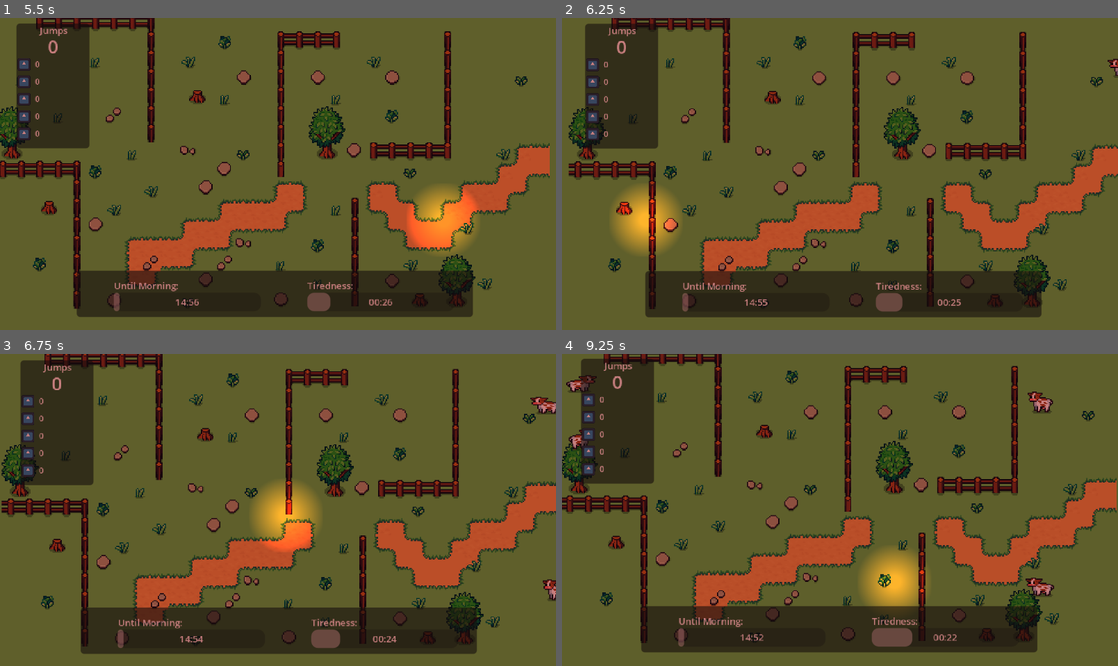
Above: before the commit, frames 1-4 (two rows, left to right).
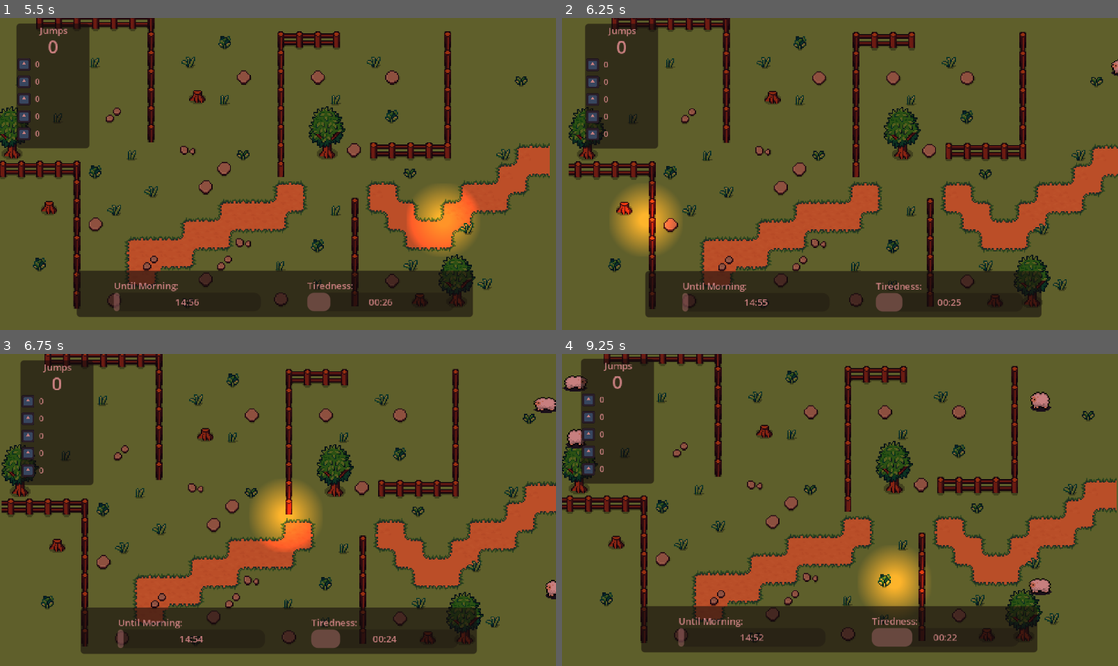
Above: after the commit, the same moments.

Repository: kandlash/Count-The-Sheep
Game: Godot game, scene res://scenes/main_menu.tscn
Two runs of this game, one before a commit and one after it. Both use one fixed random seed, a clock stepped at 60 frames per second and the inputs below. The engine's default icon, where the game draws it, is replaced by a stand-in: a white triangle on a blue panel in a dark square. Sound files missing from this copy of the repository are replaced by a short silence.
Inputs (mouse positions are in pixels of both pictures, inside the frame that each line leads up to):
- Up to frame 1 (5.5 s): click "Play" at 0.5 s; click "Play" at 1.25 s; tap Enter (ui_accept) at 2, 2.27, 5.27 s; move the mouse to (400, 158) at 2.02 s; click (400, 158) at 2.17 s; drag from (166, 189) to (450, 99) at 2.77 s; move the mouse to (333, 105) at 3.52 s; click (333, 105) at 3.67 s; drag from (250, 236) to (283, 114) at 4.27 s; move the mouse to (444, 220) at 5.02 s; click (444, 220) at 5.17 s
- Up to frame 2 (6.25 s): drag from (673, 127) to (639, 233) at 5.77 s
- Up to frame 3 (6.75 s): move the mouse to (305, 510) at 6.52 s; click (305, 510) at 6.67 s
- Up to frame 4 (9.25 s): drag from (756, 432) to (1095, 403) at 7.27 s; move the mouse to (962, 494) at 8.02 s; click (962, 494) at 8.17 s; tap Enter (ui_accept) at 8.27 s; drag from (728, 525) to (917, 591) at 8.77 s

Frame 1 is identical in both runs. In frame 2, less than 0.1% of the frame differs, in the area x 98-100%, y 13-20%; in frame 3, 0.3%; in frame 4, 0.8%, in the area x 0-89%, y 6-78%.

Commit message:
sheep sprite

Diff:
--- a/scenes/money_count.tscn
+++ b/scenes/money_count.tscn
@@ -77,18 +77,16 @@
 [sub_resource type="LabelSettings" id="LabelSettings_0j7l4"]
 font_size = 10
 
-[node name="money_count" type="CanvasLayer" unique_id=966901064]
-script = ExtResource("1_iaony")
-
-[node name="Control" type="Control" parent="." unique_id=710266520]
+[node name="money_count" type="Control" unique_id=710266520]
 layout_mode = 3
 anchors_preset = 15
 anchor_right = 1.0
 anchor_bottom = 1.0
 grow_horizontal = 2
 grow_vertical = 2
-
-[node name="Panel" type="Panel" parent="Control" unique_id=1819164761]
+script = ExtResource("1_iaony")
+
+[node name="Panel" type="Panel" parent="." unique_id=1819164761]
 layout_mode = 1
 anchors_preset = 15
 anchor_right = 1.0
@@ -97,7 +95,7 @@
 grow_vertical = 2
 theme = SubResource("Theme_0j7l4")
 
-[node name="Panel2" type="Panel" parent="Control" unique_id=1338438363]
+[node name="Panel2" type="Panel" parent="." unique_id=1338438363]
 layout_mode = 1
 anchors_preset = 8
 anchor_left = 0.5
@@ -112,7 +110,7 @@
 grow_vertical = 2
 theme = SubResource("Theme_46pkb")
 
-[node name="VBoxContainer" type="VBoxContainer" parent="Control/Panel2" unique_id=2078261866]
+[node name="VBoxContainer" type="VBoxContainer" parent="Panel2" unique_id=2078261866]
 layout_mode = 1
 offset_left = 42.0
 offset_top = 28.0
@@ -120,145 +118,145 @@
 offset_bottom = 156.0
 alignment = 1
 
-[node name="jump_container" type="HBoxContainer" parent="Control/Panel2/VBoxContainer" unique_id=1754175732]
-layout_mode = 2
-
-[node name="TextureRect" type="TextureRect" parent="Control/Panel2/VBoxContainer/jump_container" unique_id=337319088]
-layout_mode = 2
-texture = ExtResource("2_gq3fm")
-expand_mode = 2
-
-[node name="Label" type="Label" parent="Control/Panel2/VBoxContainer/jump_container" unique_id=1088530075]
+[node name="jump_container" type="HBoxContainer" parent="Panel2/VBoxContainer" unique_id=1754175732]
+layout_mode = 2
+
+[node name="TextureRect" type="TextureRect" parent="Panel2/VBoxContainer/jump_container" unique_id=337319088]
+layout_mode = 2
+texture = ExtResource("2_gq3fm")
+expand_mode = 2
+
+[node name="Label" type="Label" parent="Panel2/VBoxContainer/jump_container" unique_id=1088530075]
 layout_mode = 2
 text = "key_jump_bonus"
 label_settings = SubResource("LabelSettings_vlaoy")
 
-[node name="jump_label" type="Label" parent="Control/Panel2/VBoxContainer/jump_container" unique_id=106245327]
-layout_mode = 2
-text = "0"
-label_settings = SubResource("LabelSettings_yoy78")
-
-[node name="TextureRect2" type="TextureRect" parent="Control/Panel2/VBoxContainer/jump_container" unique_id=2118010586]
-layout_mode = 2
-texture = ExtResource("2_gq3fm")
-expand_mode = 2
-
-[node name="comon_container" type="HBoxContainer" parent="Control/Panel2/VBoxContainer" unique_id=1056795010]
-layout_mode = 2
-
-[node name="TextureRect" type="TextureRect" parent="Control/Panel2/VBoxContainer/comon_container" unique_id=1443971493]
-layout_mode = 2
-texture = ExtResource("2_gq3fm")
-expand_mode = 2
-
-[node name="Label" type="Label" parent="Control/Panel2/VBoxContainer/comon_container" unique_id=528125909]
+[node name="jump_label" type="Label" parent="Panel2/VBoxContainer/jump_container" unique_id=106245327]
+layout_mode = 2
+text = "0"
+label_settings = SubResource("LabelSettings_yoy78")
+
+[node name="TextureRect2" type="TextureRect" parent="Panel2/VBoxContainer/jump_container" unique_id=2118010586]
+layout_mode = 2
+texture = ExtResource("2_gq3fm")
+expand_mode = 2
+
+[node name="comon_container" type="HBoxContainer" parent="Panel2/VBoxContainer" unique_id=1056795010]
+layout_mode = 2
+
+[node name="TextureRect" type="TextureRect" parent="Panel2/VBoxContainer/comon_container" unique_id=1443971493]
+layout_mode = 2
+texture = ExtResource("2_gq3fm")
+expand_mode = 2
+
+[node name="Label" type="Label" parent="Panel2/VBoxContainer/comon_container" unique_id=528125909]
 layout_mode = 2
 text = "key_common_bonus"
 label_settings = SubResource("LabelSettings_vlaoy")
 
-[node name="common_label" type="Label" parent="Control/Panel2/VBoxContainer/comon_container" unique_id=2131423063]
-layout_mode = 2
-text = "0"
-label_settings = SubResource("LabelSettings_yoy78")
-
-[node name="TextureRect2" type="TextureRect" parent="Control/Panel2/VBoxContainer/comon_container" unique_id=1957887276]
-layout_mode = 2
-texture = ExtResource("2_gq3fm")
-expand_mode = 2
-
-[node name="uncomon_container" type="HBoxContainer" parent="Control/Panel2/VBoxContainer" unique_id=607765951]
-layout_mode = 2
-
-[node name="TextureRect" type="TextureRect" parent="Control/Panel2/VBoxContainer/uncomon_container" unique_id=374057246]
-layout_mode = 2
-texture = ExtResource("2_gq3fm")
-expand_mode = 2
-
-[node name="Label" type="Label" parent="Control/Panel2/VBoxContainer/uncomon_container" unique_id=1499821594]
+[node name="common_label" type="Label" parent="Panel2/VBoxContainer/comon_container" unique_id=2131423063]
+layout_mode = 2
+text = "0"
+label_settings = SubResource("LabelSettings_yoy78")
+
+[node name="TextureRect2" type="TextureRect" parent="Panel2/VBoxContainer/comon_container" unique_id=1957887276]
+layout_mode = 2
+texture = ExtResource("2_gq3fm")
+expand_mode = 2
+
+[node name="uncomon_container" type="HBoxContainer" parent="Panel2/VBoxContainer" unique_id=607765951]
+layout_mode = 2
+
+[node name="TextureRect" type="TextureRect" parent="Panel2/VBoxContainer/uncomon_container" unique_id=374057246]
+layout_mode = 2
+texture = ExtResource("2_gq3fm")
+expand_mode = 2
+
+[node name="Label" type="Label" parent="Panel2/VBoxContainer/uncomon_container" unique_id=1499821594]
 layout_mode = 2
 text = "key_uncommon_bonus"
 label_settings = SubResource("LabelSettings_vlaoy")
 
-[node name="uncomon_label" type="Label" parent="Control/Panel2/VBoxContainer/uncomon_container" unique_id=1412148004]
-layout_mode = 2
-text = "0"
-label_settings = SubResource("LabelSettings_yoy78")
-
-[node name="TextureRect2" type="TextureRect" parent="Control/Panel2/VBoxContainer/uncomon_container" unique_id=1223899382]
-layout_mode = 2
-texture = ExtResource("2_gq3fm")
-expand_mode = 2
-
-[node name="rare_container" type="HBoxContainer" parent="Control/Panel2/VBoxContainer" unique_id=2069167572]
-layout_mode = 2
-
-[node name="TextureRect" type="TextureRect" parent="Control/Panel2/VBoxContainer/rare_container" unique_id=1597140274]
-layout_mode = 2
-texture = ExtResource("2_gq3fm")
-expand_mode = 2
-
-[node name="Label" type="Label" parent="Control/Panel2/VBoxContainer/rare_container" unique_id=1966972663]
+[node name="uncomon_label" type="Label" parent="Panel2/VBoxContainer/uncomon_container" unique_id=1412148004]
+layout_mode = 2
+text = "0"
+label_settings = SubResource("LabelSettings_yoy78")
+
+[node name="TextureRect2" type="TextureRect" parent="Panel2/VBoxContainer/uncomon_container" unique_id=1223899382]
+layout_mode = 2
+texture = ExtResource("2_gq3fm")
+expand_mode = 2
+
+[node name="rare_container" type="HBoxContainer" parent="Panel2/VBoxContainer" unique_id=2069167572]
+layout_mode = 2
+
+[node name="TextureRect" type="TextureRect" parent="Panel2/VBoxContainer/rare_container" unique_id=1597140274]
+layout_mode = 2
+texture = ExtResource("2_gq3fm")
+expand_mode = 2
+
+[node name="Label" type="Label" parent="Panel2/VBoxContainer/rare_container" unique_id=1966972663]
 layout_mode = 2
 text = "key_rare_bonus"
 label_settings = SubResource("LabelSettings_vlaoy")
 
-[node name="rare_label" type="Label" parent="Control/Panel2/VBoxContainer/rare_container" unique_id=1933172955]
-layout_mode = 2
-text = "0"
-label_settings = SubResource("LabelSettings_yoy78")
-
-[node name="TextureRect2" type="TextureRect" parent="Control/Panel2/VBoxContainer/rare_container" unique_id=530152942]
-layout_mode = 2
-texture = ExtResource("2_gq3fm")
-expand_mode = 2
-
-[node name="epic_container" type="HBoxContainer" parent="Control/Panel2/VBoxContainer" unique_id=1513426893]
-layout_mode = 2
-
-[node name="TextureRect" type="TextureRect" parent="Control/Panel2/VBoxContainer/epic_container" unique_id=532457749]
-layout_mode = 2
-texture = ExtResource("2_gq3fm")
-expand_mode = 2
-
-[node name="Label" type="Label" parent="Control/Panel2/VBoxContainer/epic_container" unique_id=857934552]
+[node name="rare_label" type="Label" parent="Panel2/VBoxContainer/rare_container" unique_id=1933172955]
+layout_mode = 2
+text = "0"
+label_settings = SubResource("LabelSettings_yoy78")
+
+[node name="TextureRect2" type="TextureRect" parent="Panel2/VBoxContainer/rare_container" unique_id=530152942]
+layout_mode = 2
+texture = ExtResource("2_gq3fm")
+expand_mode = 2
+
+[node name="epic_container" type="HBoxContainer" parent="Panel2/VBoxContainer" unique_id=1513426893]
+layout_mode = 2
+
+[node name="TextureRect" type="TextureRect" parent="Panel2/VBoxContainer/epic_container" unique_id=532457749]
+layout_mode = 2
+texture = ExtResource("2_gq3fm")
+expand_mode = 2
+
+[node name="Label" type="Label" parent="Panel2/VBoxContainer/epic_container" unique_id=857934552]
 layout_mode = 2
 text = "key_epic_bonus"
 label_settings = SubResource("LabelSettings_vlaoy")
 
-[node name="epic_label" type="Label" parent="Control/Panel2/VBoxContainer/epic_container" unique_id=1955926448]
-layout_mode = 2
-text = "0"
-label_settings = SubResource("LabelSettings_yoy78")
-
-[node name="TextureRect2" type="TextureRect" parent="Control/Panel2/VBoxContainer/epic_container" unique_id=1206481866]
-layout_mode = 2
-texture = ExtResource("2_gq3fm")
-expand_mode = 2
-
-[node name="legendary_container" type="HBoxContainer" parent="Control/Panel2/VBoxContainer" unique_id=58824122]
-layout_mode = 2
-
-[node name="TextureRect" type="TextureRect" parent="Control/Panel2/VBoxContainer/legendary_container" unique_id=716439552]
-layout_mode = 2
-texture = ExtResource("2_gq3fm")
-expand_mode = 2
-
-[node name="Label" type="Label" parent="Control/Panel2/VBoxContainer/legendary_container" unique_id=552953470]
+[node name="epic_label" type="Label" parent="Panel2/VBoxContainer/epic_container" unique_id=1955926448]
+layout_mode = 2
+text = "0"
+label_settings = SubResource("LabelSettings_yoy78")
+
+[node name="TextureRect2" type="TextureRect" parent="Panel2/VBoxContainer/epic_container" unique_id=1206481866]
+layout_mode = 2
+texture = ExtResource("2_gq3fm")
+expand_mode = 2
+
+[node name="legendary_container" type="HBoxContainer" parent="Panel2/VBoxContainer" unique_id=58824122]
+layout_mode = 2
+
+[node name="TextureRect" type="TextureRect" parent="Panel2/VBoxContainer/legendary_container" unique_id=716439552]
+layout_mode = 2
+texture = ExtResource("2_gq3fm")
+expand_mode = 2
+
+[node name="Label" type="Label" parent="Panel2/VBoxContainer/legendary_container" unique_id=552953470]
 layout_mode = 2
 text = "key_legend_bonus"
 label_settings = SubResource("LabelSettings_vlaoy")
 
-[node name="legendary_label" type="Label" parent="Control/Panel2/VBoxContainer/legendary_container" unique_id=1213265033]
-layout_mode = 2
-text = "0"
-label_settings = SubResource("LabelSettings_yoy78")
-
-[node name="TextureRect2" type="TextureRect" parent="Control/Panel2/VBoxContainer/legendary_container" unique_id=1727506536]
-layout_mode = 2
-texture = ExtResource("2_gq3fm")
-expand_mode = 2
-
-[node name="Panel" type="Panel" parent="Control/Panel2" unique_id=363207188]
+[node name="legendary_label" type="Label" parent="Panel2/VBoxContainer/legendary_container" unique_id=1213265033]
+layout_mode = 2
+text = "0"
+label_settings = SubResource("LabelSettings_yoy78")
+
+[node name="TextureRect2" type="TextureRect" parent="Panel2/VBoxContainer/legendary_container" unique_id=1727506536]
+layout_mode = 2
+texture = ExtResource("2_gq3fm")
+expand_mode = 2
+
+[node name="Panel" type="Panel" parent="Panel2" unique_id=363207188]
 layout_mode = 1
 anchors_preset = 7
 anchor_left = 0.5
@@ -273,7 +271,7 @@
 grow_vertical = 0
 theme = SubResource("Theme_7s07o")
 
-[node name="result_container" type="HBoxContainer" parent="Control/Panel2/Panel" unique_id=1435053402]
+[node name="result_container" type="HBoxContainer" parent="Panel2/Panel" unique_id=1435053402]
 z_index = 1
 layout_mode = 1
 anchors_preset = 8
@@ -289,17 +287,17 @@
 grow_vertical = 2
 alignment = 1
 
-[node name="result_label" type="Label" parent="Control/Panel2/Panel/result_container" unique_id=1889030765]
+[node name="result_label" type="Label" parent="Panel2/Panel/result_container" unique_id=1889030765]
 layout_mode = 2
 text = "0"
 label_settings = SubResource("LabelSettings_gq3fm")
 
-[node name="TextureRect2" type="TextureRect" parent="Control/Panel2/Panel/result_container" unique_id=134537208]
-layout_mode = 2
-texture = ExtResource("2_gq3fm")
-expand_mode = 2
-
-[node name="TextureRect" type="TextureRect" parent="Control/Panel2/Panel" unique_id=1760884745]
+[node name="TextureRect2" type="TextureRect" parent="Panel2/Panel/result_container" unique_id=134537208]
+layout_mode = 2
+texture = ExtResource("2_gq3fm")
+expand_mode = 2
+
+[node name="TextureRect" type="TextureRect" parent="Panel2/Panel" unique_id=1760884745]
 layout_mode = 1
 anchors_preset = 7
 anchor_left = 0.5
@@ -314,7 +312,7 @@
 grow_vertical = 0
 texture = ExtResource("3_0j7l4")
 
-[node name="Panel3" type="Panel" parent="Control" unique_id=1421320829]
+[node name="Panel3" type="Panel" parent="." unique_id=1421320829]
 layout_mode = 1
 anchors_preset = 8
 anchor_left = 0.5
@@ -329,7 +327,7 @@
 grow_vertical = 2
 theme = SubResource("Theme_yoy78")
 
-[node name="HBoxContainer" type="HBoxContainer" parent="Control/Panel3" unique_id=1876253803]
+[node name="HBoxContainer" type="HBoxContainer" parent="Panel3" unique_id=1876253803]
 z_index = 3
 layout_mode = 1
 anchors_preset = 8
@@ -345,22 +343,22 @@
 grow_vertical = 2
 alignment = 1
 
-[node name="TextureRect3" type="TextureRect" parent="Control/Panel3/HBoxContainer" unique_id=731686389]
-layout_mode = 2
-texture = ExtResource("2_gq3fm")
-expand_mode = 2
-
-[node name="Label" type="Label" parent="Control/Panel3/HBoxContainer" unique_id=805258904]
+[node name="TextureRect3" type="TextureRect" parent="Panel3/HBoxContainer" unique_id=731686389]
+layout_mode = 2
+texture = ExtResource("2_gq3fm")
+expand_mode = 2
+
+[node name="Label" type="Label" parent="Panel3/HBoxContainer" unique_id=805258904]
 layout_mode = 2
 text = "key_salary"
 label_settings = SubResource("LabelSettings_46pkb")
 
-[node name="TextureRect2" type="TextureRect" parent="Control/Panel3/HBoxContainer" unique_id=1012318002]
-layout_mode = 2
-texture = ExtResource("2_gq3fm")
-expand_mode = 2
-
-[node name="TextureRect" type="TextureRect" parent="Control/Panel3" unique_id=1676773628]
+[node name="TextureRect2" type="TextureRect" parent="Panel3/HBoxContainer" unique_id=1012318002]
+layout_mode = 2
+texture = ExtResource("2_gq3fm")
+expand_mode = 2
+
+[node name="TextureRect" type="TextureRect" parent="Panel3" unique_id=1676773628]
 layout_mode = 1
 anchors_preset = 7
 anchor_left = 0.5
@@ -375,7 +373,7 @@
 grow_vertical = 0
 texture = ExtResource("3_0j7l4")
 
-[node name="Panel4" type="Panel" parent="Control" unique_id=150797373]
+[node name="Panel4" type="Panel" parent="." unique_id=150797373]
 layout_mode = 1
 anchors_preset = 1
 anchor_left = 1.0
@@ -387,7 +385,7 @@
 grow_horizontal = 0
 theme = SubResource("Theme_46pkb")
 
-[node name="HBoxContainer" type="HBoxContainer" parent="Control/Panel4" unique_id=1782573571]
+[node name="HBoxContainer" type="HBoxContainer" parent="Panel4" unique_id=1782573571]
 layout_mode = 1
 anchors_preset = 8
 anchor_left = 0.5
@@ -402,12 +400,12 @@
 grow_vertical = 2
 alignment = 1
 
-[node name="money_label" type="Label" parent="Control/Panel4/HBoxContainer" unique_id=729605523]
+[node name="money_label" type="Label" parent="Panel4/HBoxContainer" unique_id=729605523]
 layout_mode = 2
 text = "555555"
 label_settings = SubResource("LabelSettings_0j7l4")
 
-[node name="TextureRect2" type="TextureRect" parent="Control/Panel4/HBoxContainer" unique_id=1872405234]
-layout_mode = 2
-texture = ExtResource("2_gq3fm")
-expand_mode = 2
+[node name="TextureRect2" type="TextureRect" parent="Panel4/HBoxContainer" unique_id=1872405234]
+layout_mode = 2
+texture = ExtResource("2_gq3fm")
+expand_mode = 2
--- a/scenes/sheep.tscn
+++ b/scenes/sheep.tscn
@@ -1,18 +1,14 @@
 [gd_scene format=3 uid="uid://mkci2tl1k4fs"]
 
 [ext_resource type="Script" uid="uid://df78k8rqr8eeq" path="res://scripts/sheep.gd" id="1_gw4f6"]
-[ext_resource type="Texture2D" uid="uid://5q5apvp7i17w" path="res://assets/sprites/Female Cow Brown.png" id="1_t8l8v"]
+[ext_resource type="Texture2D" uid="uid://drhtvrwj10otq" path="res://assets/sprites/sheep_default.png" id="2_6qn06"]
 [ext_resource type="Texture2D" uid="uid://dak30k3kndy6y" path="res://assets/sprites/vosklisatilni_znak.png" id="3_6qn06"]
-
-[sub_resource type="AtlasTexture" id="AtlasTexture_gw4f6"]
-atlas = ExtResource("1_t8l8v")
-region = Rect2(0, 0, 32, 32)
 
 [sub_resource type="SpriteFrames" id="SpriteFrames_6qn06"]
 animations = [{
 "frames": [{
 "duration": 1.0,
-"texture": SubResource("AtlasTexture_gw4f6")
+"texture": ExtResource("2_6qn06")
 }],
 "loop": true,
 "name": &"default",
@@ -37,7 +33,7 @@
 light_energy_max = 0.0
 
 [node name="AnimatedSprite2D" type="AnimatedSprite2D" parent="." unique_id=592394954]
-position = Vector2(0, -7)
+position = Vector2(-2, -1)
 sprite_frames = SubResource("SpriteFrames_6qn06")
 
 [node name="VosklisatilniLight" type="PointLight2D" parent="." unique_id=1658169549]
--- a/scripts/money_count.gd
+++ b/scripts/money_count.gd
@@ -1,23 +1,23 @@
-extends CanvasLayer
+extends Control
 class_name MoneyCount
 
-@onready var jump_container: HBoxContainer = $Control/Panel2/VBoxContainer/jump_container
-@onready var comon_container: HBoxContainer = $Control/Panel2/VBoxContainer/comon_container
-@onready var uncomon_container: HBoxContainer = $Control/Panel2/VBoxContainer/uncomon_container
-@onready var rare_container: HBoxContainer = $Control/Panel2/VBoxContainer/rare_container
-@onready var epic_container: HBoxContainer = $Control/Panel2/VBoxContainer/epic_container
-@onready var legendary_container: HBoxContainer = $Control/Panel2/VBoxContainer/legendary_container
-@onready var result_container: HBoxContainer = $Control/Panel2/Panel/result_container
-
-@onready var jump_label: Label = $Control/Panel2/VBoxContainer/jump_container/jump_label
-@onready var common_label: Label = $Control/Panel2/VBoxContainer/comon_container/common_label
-@onready var uncomon_label: Label = $Control/Panel2/VBoxContainer/uncomon_container/uncomon_label
-@onready var rare_label: Label = $Control/Panel2/VBoxContainer/rare_container/rare_label
-@onready var epic_label: Label = $Control/Panel2/VBoxContainer/epic_container/epic_label
-@onready var legendary_label: Label = $Control/Panel2/VBoxContainer/legendary_container/legendary_label
-@onready var result_label: Label = $Control/Panel2/Panel/result_container/result_label
-
-@onready var money_label: Label = $Control/Panel4/HBoxContainer/money_label
+@onready var jump_container: HBoxContainer = $Panel2/VBoxContainer/jump_container
+@onready var comon_container: HBoxContainer = $Panel2/VBoxContainer/comon_container
+@onready var uncomon_container: HBoxContainer = $Panel2/VBoxContainer/uncomon_container
+@onready var rare_container: HBoxContainer = $Panel2/VBoxContainer/rare_container
+@onready var epic_container: HBoxContainer = $Panel2/VBoxContainer/epic_container
+@onready var legendary_container: HBoxContainer = $Panel2/VBoxContainer/legendary_container
+@onready var result_container: HBoxContainer = $Panel2/Panel/result_container
+
+@onready var jump_label: Label = $Panel2/VBoxContainer/jump_container/jump_label
+@onready var common_label: Label = $Panel2/VBoxContainer/comon_container/common_label
+@onready var uncomon_label: Label = $Panel2/VBoxContainer/uncomon_container/uncomon_label
+@onready var rare_label: Label = $Panel2/VBoxContainer/rare_container/rare_label
+@onready var epic_label: Label = $Panel2/VBoxContainer/epic_container/epic_label
+@onready var legendary_label: Label = $Panel2/VBoxContainer/legendary_container/legendary_label
+@onready var result_label: Label = $Panel2/Panel/result_container/result_label
+
+@onready var money_label: Label = $Panel4/HBoxContainer/money_label
 
 
 # 💰 награды
Binary file added: assets/sprites/sheep_default.png
Not shown, added: assets/sprites/sheep_default.png.import
